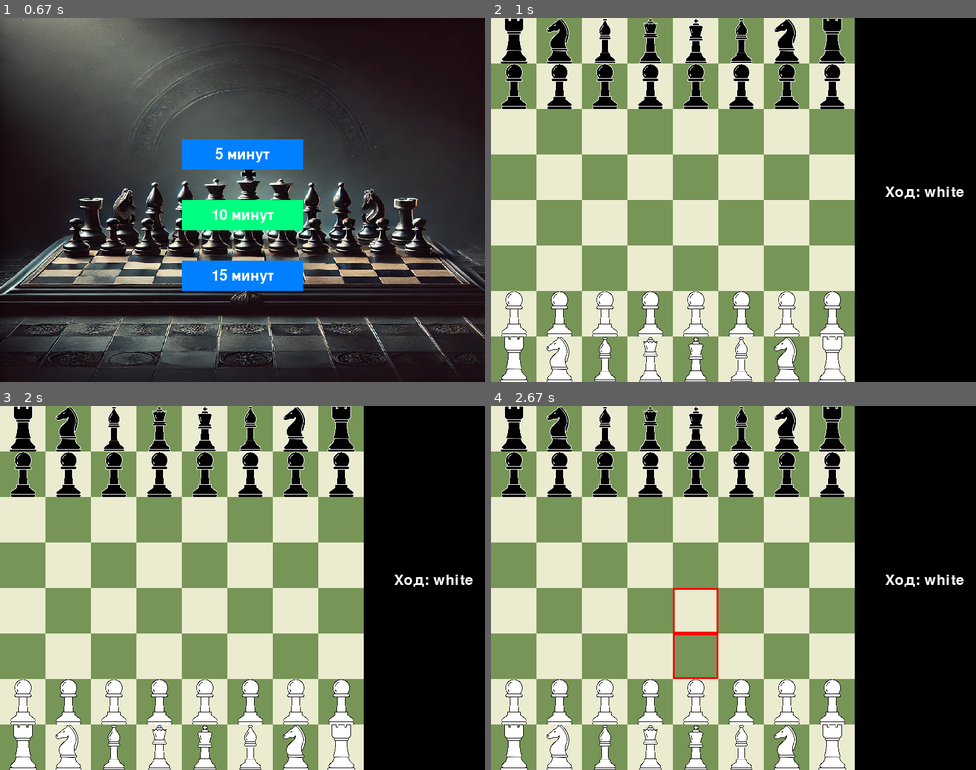
Above: before the commit, frames 1-4 (two rows, left to right).
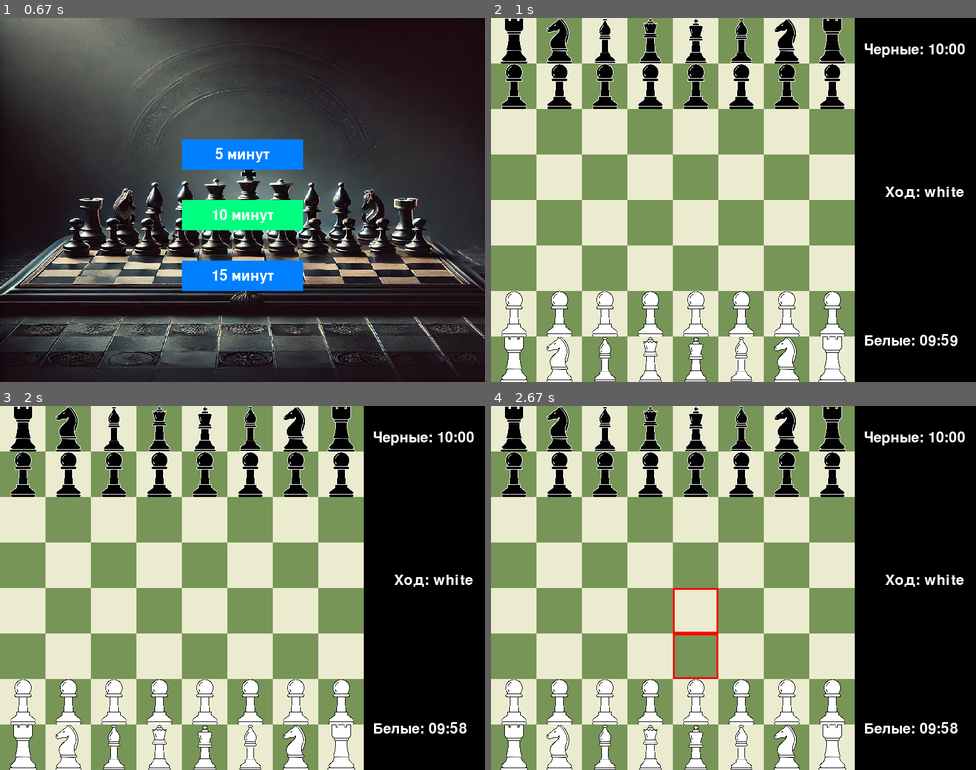
Above: after the commit, the same moments.

Repository: DecidedViewerDumb/ChessPyGame
Game: pygame game, started from main.py
Two runs of this game, one before a commit and one after it. Both use one fixed random seed, a clock stepped at 60 frames per second and the inputs below.
Inputs (mouse positions are in pixels of both pictures, inside the frame that each line leads up to):
- Up to frame 1 (0.67 s): click (242, 200) at 0.38 s
- Up to frame 2 (1 s): click (733, 221) at 0.72 s
- Up to frame 3 (2 s): no input
- Up to frame 4 (2.67 s): click (709, 682) at 2.05 s

Frame 1 is identical in both runs. In frame 2, 0.6% of the frame differs, in the area x 77-98%, y 7-91%; in frame 3, 0.6%; in frame 4, 0.6%.

Commit message:
Добавил таймеры и записи ходов

Diff:
--- a/classes/board.py
+++ b/classes/board.py
@@ -12,7 +12,7 @@
 
 
 class Board:
-    def __init__(self, screen_width, screen_height, mode="human_vs_human"):
+    def __init__(self, screen_width, screen_height, mode="human_vs_human", timer_minutes=5):
         """
         Инициализация доски.
         :param screen_width: Ширина экрана.
@@ -36,6 +36,53 @@
         self.mode = mode  # Режим игры
         if self.mode == "human_vs_ai":
             self.ai = RandomAI(self)  # Инициализируем AI
+
+        # Таймеры для игроков
+        self.timer_minutes = timer_minutes
+        self.white_time = timer_minutes * 60  # Время в секундах
+        self.black_time = timer_minutes * 60  # Время в секундах
+        self.last_time_update = pygame.time.get_ticks()  # Время последнего обновления таймера
+
+    def update_timers(self, screen):
+        """
+        Обновляет таймеры игроков.
+        """
+        current_time = pygame.time.get_ticks()
+        elapsed_time = (current_time - self.last_time_update) / 1000  # Время в секундах
+
+        if self.current_player == "white":
+            self.white_time -= elapsed_time
+        else:
+            self.black_time -= elapsed_time
+
+        self.last_time_update = current_time
+
+        # Проверяем, не истекло ли время у одного из игроков
+        if self.white_time <= 0:
+            self.white_time = 0
+            self.show_message(screen, "Время вышло! Черные победили.")
+            return True  # Игра завершена
+        elif self.black_time <= 0:
+            self.black_time = 0
+            self.show_message(screen, "Время вышло! Белые победили.")
+            return True  # Игра завершена
+
+        return False  # Игра продолжается
+
+    def draw_timers(self, screen):
+        """
+        Отрисовывает таймеры игроков на экране.
+        :param screen: Экран, на котором отрисовываются таймеры.
+        """
+        font = pygame.font.Font(None, 36)
+        white_time_str = f"Белые: {int(self.white_time // 60):02}:{int(self.white_time % 60):02}"
+        black_time_str = f"Черные: {int(self.black_time // 60):02}:{int(self.black_time % 60):02}"
+
+        white_text = font.render(white_time_str, True, (255, 255, 255))
+        black_text = font.render(black_time_str, True, (255, 255, 255))
+
+        screen.blit(white_text, (self.screen_width - 185, self.screen_height - 80))
+        screen.blit(black_text, (self.screen_width - 185, 40))
 
     def add_pieces(self):
         """
@@ -126,6 +173,13 @@
         while running and not game_over:
             screen.fill((0, 0, 0))
             self.draw(screen)
+
+            # Обновляем таймеры
+            if self.update_timers(screen):
+                game_over = True  # Время одного из игроков истекло
+
+            # Отрисовываем таймеры
+            self.draw_timers(screen)
 
             if not game_over:
                 if self.is_checkmate("white"):
--- a/classes/move_handler.py
+++ b/classes/move_handler.py
@@ -1,3 +1,5 @@
+import datetime
+import os
 from classes.pieces.king import King
 from classes.pieces.pawn import Pawn
 
@@ -5,6 +7,50 @@
 class MoveHandler:
     def __init__(self, board):
         self.board = board
+        self.start_time = datetime.datetime.now()  # Время начала партии
+        self.log_file = self.create_log_file()  # Создаем файл для записи ходов
+
+    def __del__(self):
+        """
+        Закрываем файл при уничтожении объекта.
+        """
+        if hasattr(self, 'log_file'):
+            self.log_file.close()
+
+    def create_log_file(self):
+        """
+        Создает файл для записи ходов.
+        :return: Файловый объект.
+        """
+        if not os.path.exists("data"):
+            os.makedirs("data")
+        filename = f"data/Партия от {self.start_time.strftime('%Y-%m-%d %H-%M-%S')}.txt"
+        return open(filename, "w", encoding="utf-8")
+
+    def convert_to_chess_notation(self, position):
+        """
+        Преобразует координаты из числового формата (строка, столбец) в шахматный формат (буква столбца и номер строки).
+        :param position: Кортеж (строка, столбец).
+        :return: Строка в шахматной нотации (например, "a1").
+        """
+        row, col = position
+        # Преобразуем столбец в букву (0 -> 'a', 1 -> 'b', ..., 7 -> 'h')
+        col_char = chr(ord('a') + col)
+        # Преобразуем строку в номер (0 -> 8, 1 -> 7, ..., 7 -> 1)
+        row_num = 8 - row
+        return f"{col_char}{row_num}"
+
+    def log_move(self, move):
+        """
+        Записывает ход в файл в шахматной нотации.
+        :param move: Ход в формате ((start_row, start_col), (end_row, end_col)).
+        """
+        start_pos, end_pos = move
+        start_chess = self.convert_to_chess_notation(start_pos)
+        end_chess = self.convert_to_chess_notation(end_pos)
+        move_str = f"{self.board.current_player} {start_chess} -> {end_chess}\n"
+        self.log_file.write(move_str)
+        self.log_file.flush()  # Сбрасываем буфер, чтобы данные сразу записывались в файл
 
     def handle_click(self, row, col):
         """
@@ -80,6 +126,11 @@
         original_grid = [[self.board.grid[row][col] for col in range(8)] for row in range(8)]
         original_position = self.board.selected_piece.position
 
+        # Логируем ход
+        start_pos = self.board.selected_piece.position
+        end_pos = (row, col)
+        self.log_move((start_pos, end_pos))
+
         # Проверяем, является ли ход рокировкой
         if isinstance(self.board.selected_piece, King) and abs(col - original_position[1]) == 2:
             self.handle_castle(row, col)
--- a/main.py
+++ b/main.py
@@ -105,8 +105,16 @@
                 mouse_pos = pygame.mouse.get_pos()
                 for button in buttons:
                     if button.rect.collidepoint(mouse_pos):
-                        # Запуск доски
-                        board = Board(screen_width, screen_height, mode=mode)
+                        # Определяем выбранное время
+                        if button.text == "5 минут":
+                            timer_minutes = 5
+                        elif button.text == "10 минут":
+                            timer_minutes = 10
+                        elif button.text == "15 минут":
+                            timer_minutes = 15
+
+                        # Запуск доски с выбранным таймером
+                        board = Board(screen_width, screen_height, mode=mode, timer_minutes=timer_minutes)
                         board.run()
                         running = False
 
